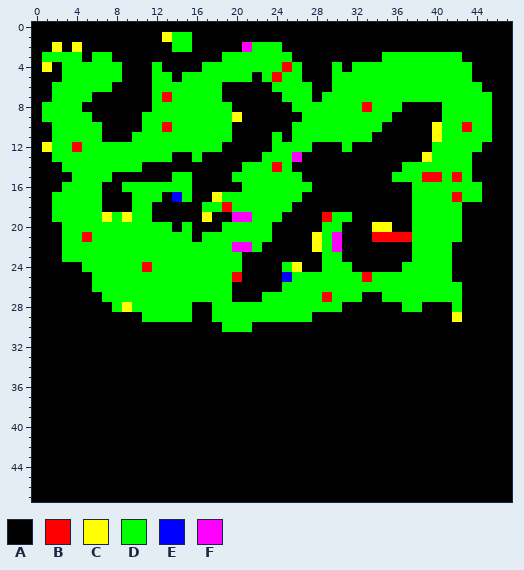
Edited in one commit: pixel-art sprite (FromTheDregs/map/recent.png). The picture above is the old version.
The file is 48x48 pixels.
Palette (. is transparent): A #000000  B #ff0000  C #ffff00  D #00ff00  E #0000ff  F #ff00ff
Pixels before, first column x 0:
 0 AAAAAAAAAAAAAAAAAAAAAAAAAAAAAAAAAAAAAAAAAAAAAAAA
 1 AAAAAAAAAAAAACDDAAAAAAAAAAAAAAAAAAAAAAAAAAAAAAAA
 2 AACACAAAAAAAAADDAAAAAFDDDAAAAAAAAAAAAAAAAAAAAAAA
 3 ADDDDADDAAAAAAAAAAADDDDDDDAAAAAAAAADDDDDDDDAAAAA
 4 ACADDDDDDAAADAAAADDDDDDDDBDAAADADDDDDDDDDDDDAAAA
 5 AAADDDDDDAAADDADDDDDDDADBDDAAADDDDDDDDDDDDDDAAAA
 6 AADDDDDDAAAADDDDDDDAAAAADDDDAADDDDDDDDDDDDDDDAAA
 7 AADDDDAAAAAADBDDDDDAAAAAADDDADDDDDDDDDDDDDDDDDAA
 8 ADDDDAAAAAAADDDDDDDDAAAAAADDDDDDDBDDDAAAADDDDDAA
 9 ADDDDDAAAAADDDDDDDDDCAAAAAADDDDDDDDDAAAAADDDDDAA
10 AADDDDDAAAADDBDDDDDDAAAAAADDDDDDDDDAAAAACDDBDDAA
11 AADDDDDAAADDDDDDDDDDAAAADADDDDDDDDAAAAAACDDDDDAA
12 ACDDBDDDDDDDDDDDDDDAAAAADDDDAAADAAAAAAAADDDDDAAA
13 AADDDDDDDDDDDDAADAAAAAADDDFAAAAAAAAAAAACDDDDAAAA
14 AAADDDDDDDDAAAAAAAAAADDDBDAAAAAAAAAAADDDDDDDAAAA
15 AAAADDDDAAAAAADDAAAADDDDDDDAAAAAAAAADDDBBDBDAAAA
16 AAADDDDAADDDDDDDAAAAADDDDDDDAAAAAAAAAADDDDDDDAAA
17 AADDDDDAAADDDAEDAACDDDDDDDDAAAAAAAAAAADDDDBDDAAA
18 AADDDDDAAADDAAAAADDBDDDDDDAAAAAAAAAAAADDDDDAAAAA
19 AADDDDDCDCDDAAAAACAAFFDDDAAAABDDAAAAAADDDDDAAAAA
20 AAADDDDDDDDDDDADAAADDDDDAAAAADDAAACCAADDDDDAAAAA
21 AAADDBDDDDDDDDDDADDDDDDDAAAACDFAAABBBBDDDDDAAAAA
22 AAADDDDDDDDDDDDDDDDDFFDAAAAACDFAAAAAAADDDDAAAAAA
23 AAADDDDDDDDDDDDDDDDDDAAAAAAAADDAAAAAAADDDDAAAAAA
24 AAAAADDDDDDBDDDDDDDDDAAAADCAADDDAAAAADDDDDAAAAAA
25 AAAAAADDDDDDDDDDDDDDBAAAAEDDDDDDDBDDDDDDDDAAAAAA
26 AAAAAADDDDDDDDDDDDDDAAAAADDDDDDDDDDDDDDDDDDAAAAA
27 AAAAAAADDDDDDDDDDDDDAAADDDDDDBDDDAADDDDDDDDAAAAA
28 AAAAAAAADCDDDDDDAADDDDDDDDDDDDDAAAAAADDAAADAAAAA
29 AAAAAAAAAAADDDDDAADDDDDDDDDDAAAAAAAAAAAAAACAAAAA
30 AAAAAAAAAAAAAAAAAAADDDAAAAAAAAAAAAAAAAAAAAAAAAAA
31 AAAAAAAAAAAAAAAAAAAAAAAAAAAAAAAAAAAAAAAAAAAAAAAA
32 AAAAAAAAAAAAAAAAAAAAAAAAAAAAAAAAAAAAAAAAAAAAAAAA
33 AAAAAAAAAAAAAAAAAAAAAAAAAAAAAAAAAAAAAAAAAAAAAAAA
34 AAAAAAAAAAAAAAAAAAAAAAAAAAAAAAAAAAAAAAAAAAAAAAAA
35 AAAAAAAAAAAAAAAAAAAAAAAAAAAAAAAAAAAAAAAAAAAAAAAA
36 AAAAAAAAAAAAAAAAAAAAAAAAAAAAAAAAAAAAAAAAAAAAAAAA
37 AAAAAAAAAAAAAAAAAAAAAAAAAAAAAAAAAAAAAAAAAAAAAAAA
38 AAAAAAAAAAAAAAAAAAAAAAAAAAAAAAAAAAAAAAAAAAAAAAAA
39 AAAAAAAAAAAAAAAAAAAAAAAAAAAAAAAAAAAAAAAAAAAAAAAA
40 AAAAAAAAAAAAAAAAAAAAAAAAAAAAAAAAAAAAAAAAAAAAAAAA
41 AAAAAAAAAAAAAAAAAAAAAAAAAAAAAAAAAAAAAAAAAAAAAAAA
42 AAAAAAAAAAAAAAAAAAAAAAAAAAAAAAAAAAAAAAAAAAAAAAAA
43 AAAAAAAAAAAAAAAAAAAAAAAAAAAAAAAAAAAAAAAAAAAAAAAA
44 AAAAAAAAAAAAAAAAAAAAAAAAAAAAAAAAAAAAAAAAAAAAAAAA
45 AAAAAAAAAAAAAAAAAAAAAAAAAAAAAAAAAAAAAAAAAAAAAAAA
46 AAAAAAAAAAAAAAAAAAAAAAAAAAAAAAAAAAAAAAAAAAAAAAAA
47 AAAAAAAAAAAAAAAAAAAAAAAAAAAAAAAAAAAAAAAAAAAAAAAA
New version:
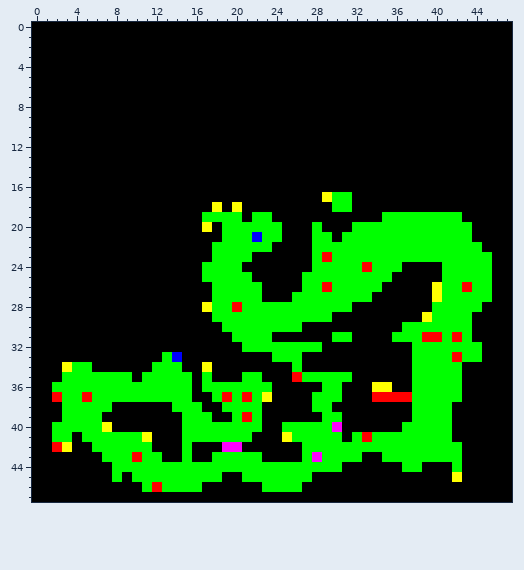
What changed:
Changed rows in their new state; - is an unchanged pixel.
first column x 1:
 1 ------------AAA------------------------------
 2 -A-A---------AA-----AAAA---------------------
 3 AAAA-AA-----------AAAAAAA---------AAAAAAAA---
 4 A-AAAAAA---A----AAAAAAAAAA---A-AAAAAAAAAAAA--
 5 --AAAAAA---AA-AAAAAAA-AAAA---AAAAAAAAAAAAAA--
 6 -AAAAAA----AAAAAAA-----AAAA--AAAAAAAAAAAAAAA-
 7 -AAAA------AAAAAAA------AAA-AAAAAAAAAAAAAAAAA
 8 AAAA-------AAAAAAAA------AAAAAAAAAAA----AAAAA
 9 AAAAA-----AAAAAAAAAA------AAAAAAAAA-----AAAAA
10 -AAAAA----AAAAAAAAA------AAAAAAAAA-----AAAAAA
11 -AAAAA---AAAAAAAAAA----A-AAAAAAAA------AAAAAA
12 AAAAAAAAAAAAAAAAAA-----AAAA---A--------AAAAA-
13 -AAAAAAAAAAAA--A------AAAA------------AAAAA--
14 --AAAAAAAA----------AAAAA-----------AAAAAAA--
15 ---AAAA------AA----AAAAAAA---------AAAAAAAA--
16 --AAAA--AAAAAAA-----AAAAAAA----------AAAAAAA-
17 -AAAAA---AAA-AA--AAAAAAAAA--CDD------AAAAAAA-
18 -AAAAA---AA-----ACACAAAAA----DD------AAAAA---
19 -AAAAAAAAAA-----DDDDA--A----AAA---DDD--------
20 --AAAAAAAAAAA-A-C------D---DAA-DDDDDD-----D--
21 --AAAAAAAAAAAAA-AA---E-D---D-ADDDDDDD-----D--
22 --AAAAAAAAAAAAAAA--DD-D----D-DDDDDDDD----DDD-
23 --AAAAAAAAAAAAAAA---D------DB-DDDDDDD----DDDD
24 ----AAAAAAAAAAAA--------AA-D---DBDDDAAAA-DDDD
25 -----AAAAAAAAAAA---DD---AA------D--AAAAA-DDDD
26 -----AAAAAAAAAAAA--DDD--AA--B-----AAAAAC--BDD
27 ------AAAAAAAAAAA--DDDAAA---D---D-AAAAAC--DDD
28 -------AAAAAAAA-C--B----------D-----AA-DD-DD-
29 ----------AAAAA------------DD---------CDDDD--
30 ---------------------DDDDD----------DDDDDDD--
31 -------------------DDDD------DD----DDDBBDBD--
32 --------------------DDDDDDDD---------DDDDDDD-
33 ------------DE---------DDD-----------DDDDBDD-
34 --CDD------DDD--C--------D-----------DDDDD---
35 --DDDDDDD-DDDDD-D---DD---BDDDDD------DDDDD---
36 -DDDDDDDDDDDDDD-DDDDDDD-----DD---CC--DDDDD---
37 -BDDBDDDDDDDDDD--DBDBDC----DDD---BBBBDDDDD---
38 --DDDDD------DDD--DDDD-----DD--------DDDD----
39 --DDDD--------DDD--DBD------DD-------DDDD----
40 -DDDDDC-------DDDDDDDD--DDDDDF------DDDDD----
41 -DD-DDDDDDC---DDDDDDD---CDDDDD-DBDDDDDDDD----
42 -BC--DDDDDD---D---FF------DDDDDDDDDDDDDDDD---
43 ------DDDBDD--D--DDDDD----DFDDDD--DDDDDDDD---
44 -------DDDDDDDDDDDDDDDDDDDDDDD------DD---D---
45 -------D-DDDDDDDDD--DDDDDDD--------------C---
46 ----------DBDDDD------DDDD-------------------
Where, in picture pixels (left, top, right, bottom), the same in both pictures:
changed: (42, 32, 492, 492)
